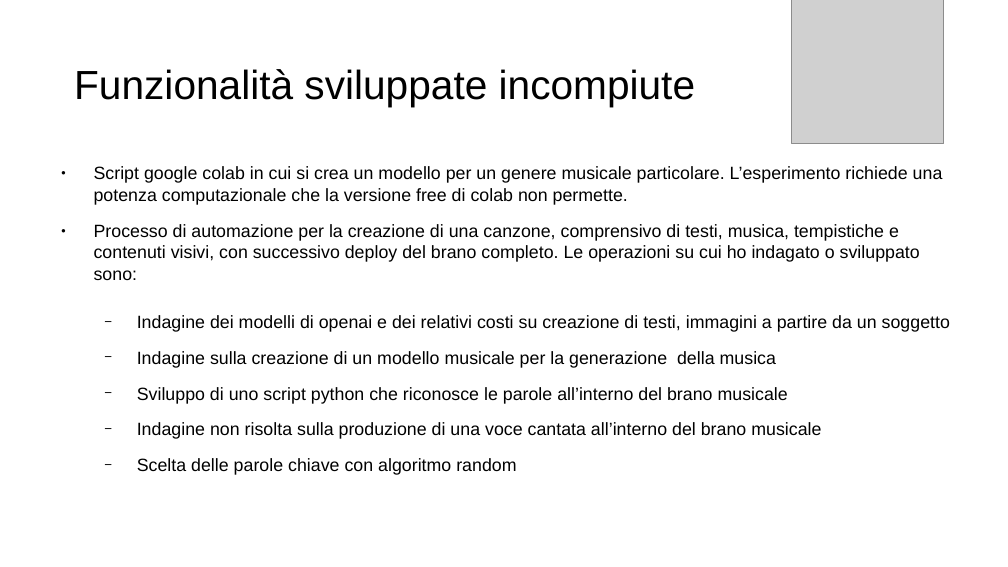
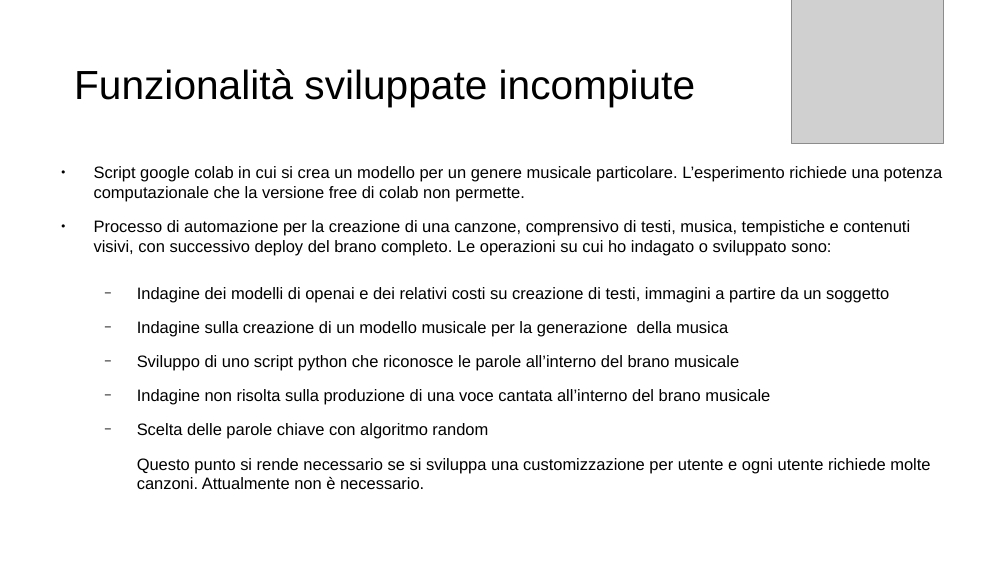
Before and after one commit to daloiso/tesi, a slide deck: slide 14 of presentazione_tesi.odp. Drawn at 1008x567 pixels with LibreOffice and Linux fonts; fonts in the diff are those of the drawing; grey boxes stand for pictures. Boxes give left, top, right and bottom in pixels: in the first picture for what was removed or moved away, otherwise in the second. Text is boxed around its words. In the diff, an @@ line names an element or a change of style, - is before the commit and + after.

Commit message:
presentazione

```diff
--- a/presentazione_tesi.odp
+++ b/presentazione_tesi.odp
@@ text at (x1=94, y1=166, x2=943, y2=439): size 14 to 12.9 pt in "Script google colab in cui si crea ...", "Processo di automazione per la creazione di ...", "Indagine dei modelli di openai e dei ...", "Indagine sulla creazione di un modello musicale ..." and 3 more places @@
@@ text at (x1=137, y1=458, x2=930, y2=473): paragraph added @@
+  Questo punto si rende necessario se si sviluppa una customizzazione per utente e ogni utente richiede molte canzoni. Attualmente non è necessario.
```
Also in this commit, not shown: 1 slide added.
